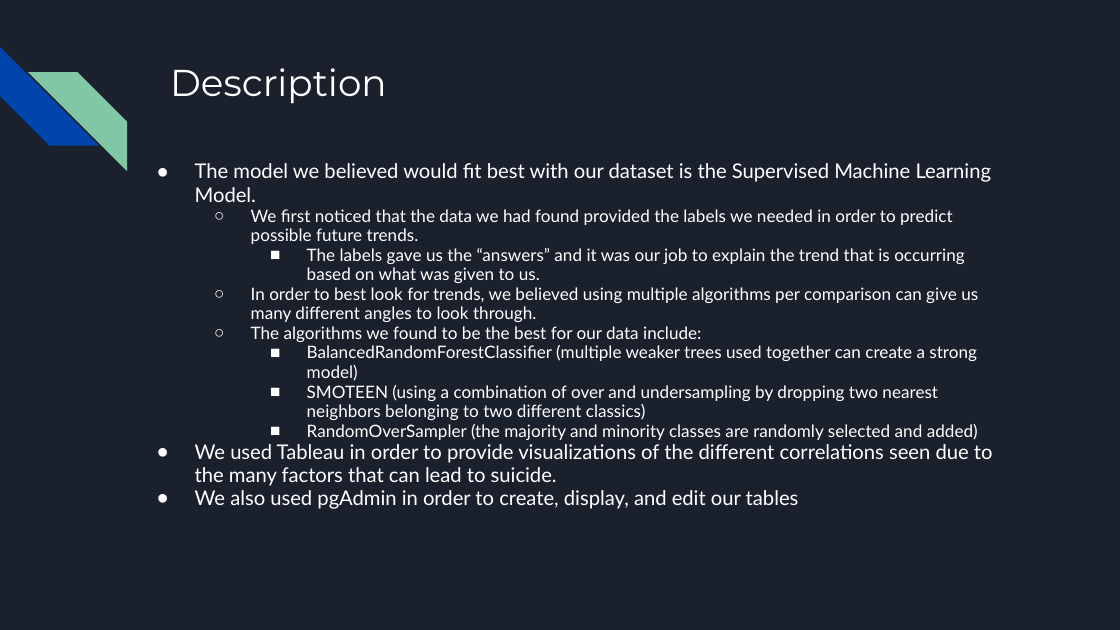
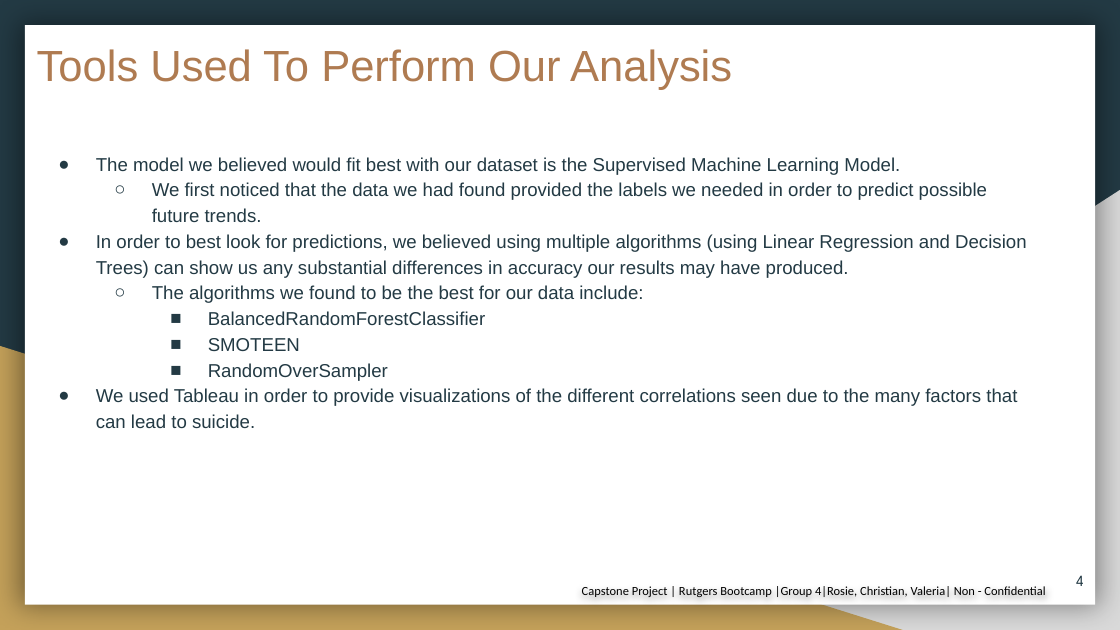
Before and after one commit to RosieMina/Final_project, a slide deck: slide 4 of Final Project.pptx (slide 9 before the commit). Drawn at 1120x630 pixels with LibreOffice and Linux fonts; fonts in the diff are those of the drawing. Boxes give left, top, right and bottom in pixels: in the first picture for what was removed or moved away, otherwise in the second. Text is boxed around its words. In the diff, an @@ line names an element or a change of style, - is before the commit and + after.

```diff
--- a/Final Project.pptx
+++ b/Final Project.pptx
@@ background #1B212C to #233A44 @@
@@ rectangle added at (25, 26, 1095, 605), fill #FFFFFF @@
@@ diag stripe removed at (0, 47, 99, 146) @@
@@ title added at (37, 49, 732, 90), 28 pt, text #AF7B51 @@
+Tools Used To Perform Our Analysis
@@ diag stripe removed at (28, 72, 127, 170) @@
@@ title removed at (170, 68, 387, 104) @@
-Description
@@ text "The model we believed would ...": place and size @@
-text "The model we believed would ..." at (195, 163, 993, 509)
+text "The model we believed would ..." at (96, 157, 1026, 428)
@@ text at (96, 157, 1017, 428): size 13 to 12 pt in "The model we believed would fit best ...", "We used Tableau in order to provide ..."; font Lato to Arial, text colour #FFFFFF to #233A44 in "The model we believed would fit best ...", "We first noticed that the data we ...", "The algorithms we found to be the ...", "We used Tableau in order to provide ..."; size 11 to 12 pt in "We first noticed that the data we ...", "The algorithms we found to be the ..."; indent changed; line spacing 0.95 to 1.15; bullet colour #FFFFFF to #233A44 @@
@@ right triangle added at (439, 190, 1120, 630), fill #D9D9D9 @@
@@ text at (96, 234, 1026, 278): text changed; size 11 to 12 pt; font Lato to Arial; text colour #FFFFFF to #233A44 @@
-    ■ The labels gave us the “answers” and it was our job to explain the trend that is occurring based on what was given to us.
-  ○ In order to best look for trends, we believed using multiple algorithms per comparison can give us many different angles to look through.
+● In order to best look for predictions, we believed using multiple algorithms (using Linear Regression and Decision Trees) can show us any substantial differences in accuracy our results may have produced.
@@ text at (208, 311, 485, 381): text changed; size 11 to 12 pt; font Lato to Arial; text colour #FFFFFF to #233A44 @@
-    ■ BalancedRandomForestClassifier (multiple weaker trees used together can create a strong model)
-    ■ SMOTEEN (using a combination of over and undersampling by dropping two nearest neighbors belonging to two different classics)
-    ■ RandomOverSampler (the majority and minority classes are randomly selected and added)
+    ■ BalancedRandomForestClassifier
+    ■ SMOTEEN
+    ■ RandomOverSampler
@@ right triangle added at (0, 346, 903, 630), fill #C4A15A @@
@@ text at (195, 490, 799, 509): paragraph removed @@
-● We also used pgAdmin in order to create, display, and edit our tables
@@ text added at (582, 586, 1045, 597), 8 pt, text #000000 @@
+Capstone Project | Rutgers Bootcamp |Group 4|Rosie, Christian, Valeria| Non - Confidential
@@ page number added at (1076, 575, 1084, 586), 10 pt, text #233A44 @@
+4
```
Also in this commit, not shown: 7 other slides changed, 8 slides added, 2 slides removed.
